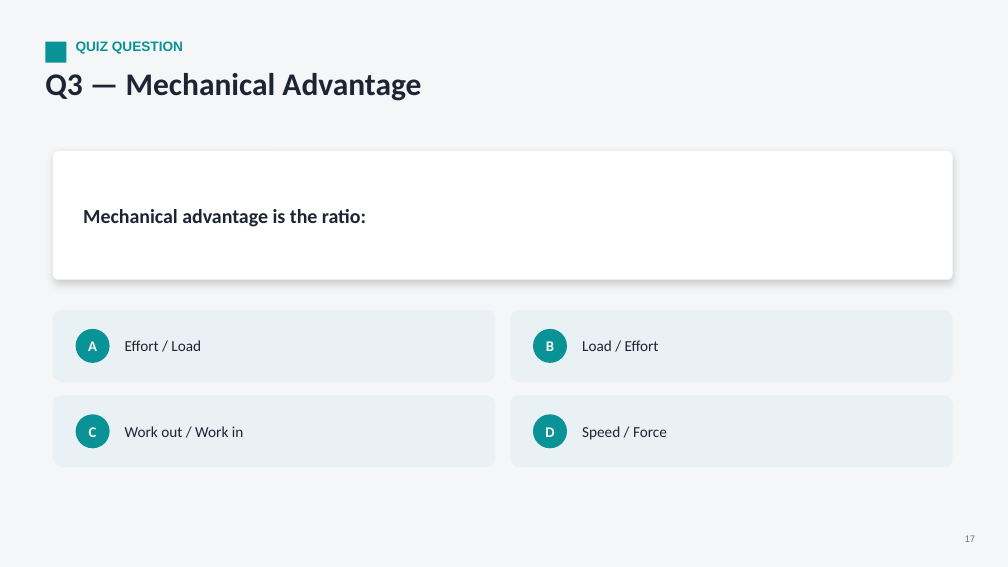
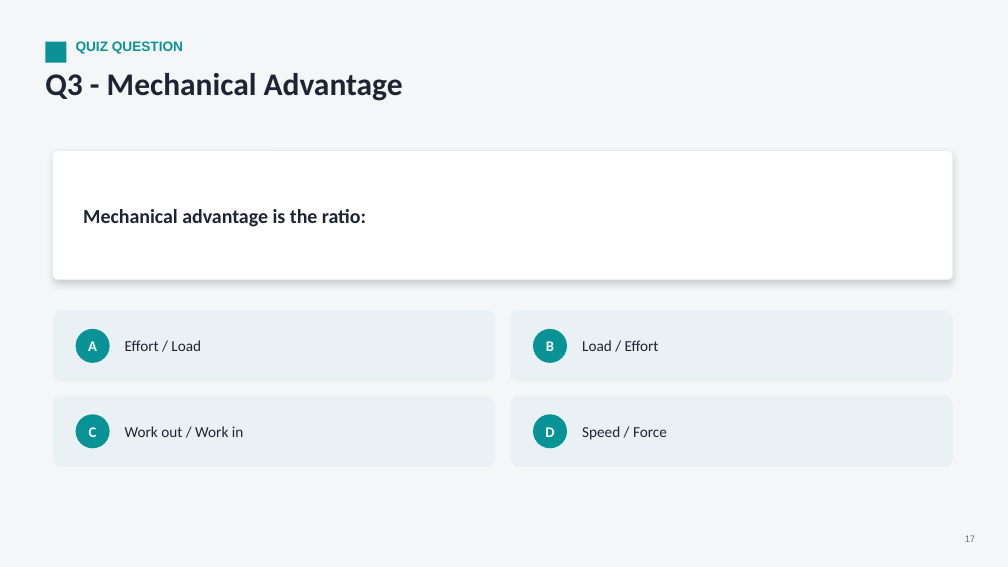
Before and after one commit to parmeshwars2911/MyFirstAR, a slide deck: slide 17 of ppt/Grade06/G06_S30_Simple_Machines_1.pptx. Drawn at 1008x567 pixels with LibreOffice and Linux fonts; fonts in the diff are those of the drawing. Boxes give left, top, right and bottom in pixels: in the first picture for what was removed or moved away, otherwise in the second. Text is boxed around its words. In the diff, an @@ line names an element or a change of style, - is before the commit and + after.

```diff
--- a/ppt/Grade06/G06_S30_Simple_Machines_1.pptx
+++ b/ppt/Grade06/G06_S30_Simple_Machines_1.pptx
@@ text at [45,73,403,101]: text changed @@
-Q3 — Mechanical Advantage
+Q3 - Mechanical Advantage
```
Also in this commit, not shown: 19 other slides changed, 11 other files.
